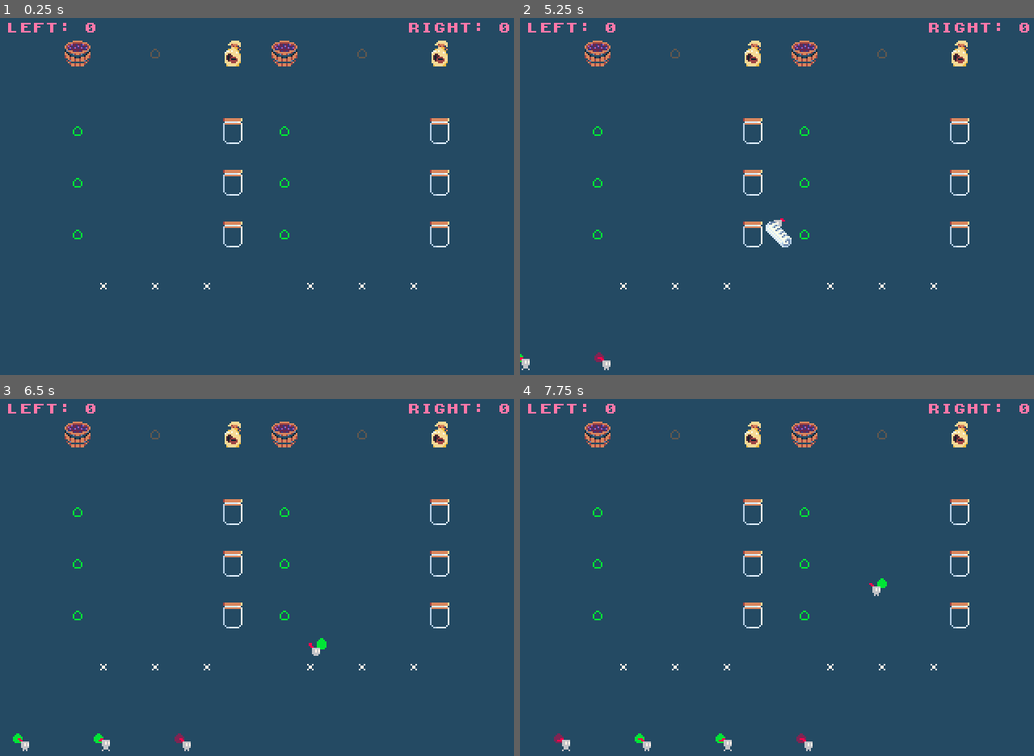
Above: before the commit, frames 1-4 (two rows, left to right).
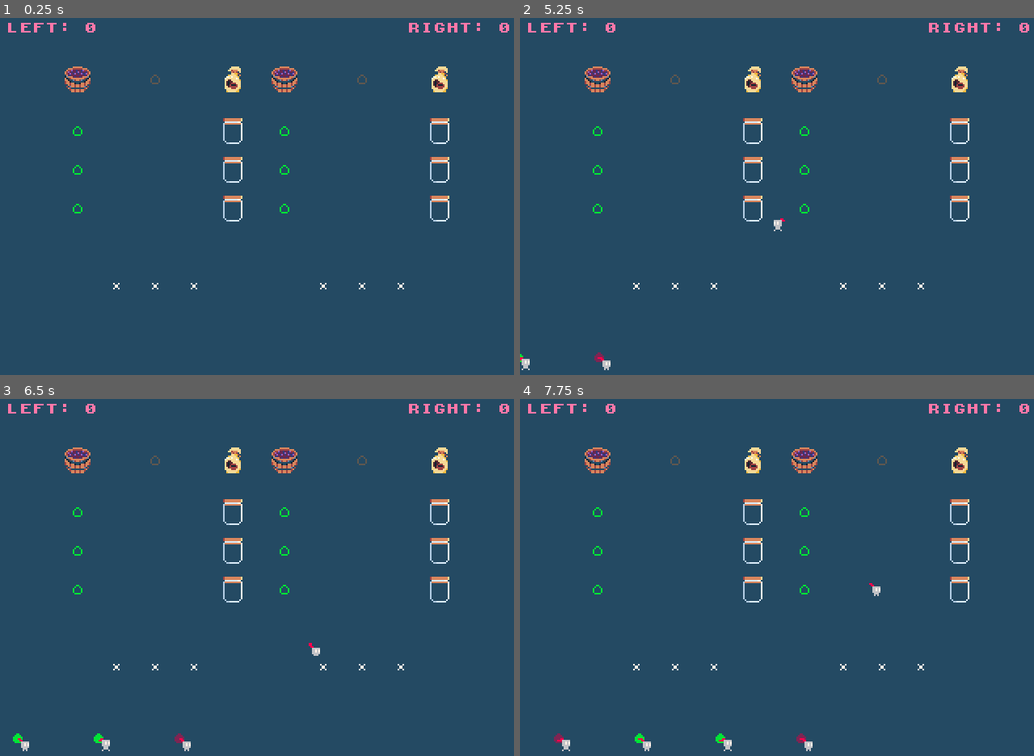
Above: after the commit, the same moments.

Repository: nikolawhallon/over-brewed
Game: Godot game, scene res://scenes/arena.tscn
Two runs of this game, one before a commit and one after it. Both use one fixed random seed, a clock stepped at 60 frames per second and the inputs below. This scene is started directly instead of the project's main scene.
Inputs:
- Up to frame 1 (0.25 s): no input
- Up to frame 2 (5.25 s): tap Enter at 0.5 s; hold Right 0.53-1.28 s; tap C (connect) at 0.6, 1.55, 2.1, 3.05, 4.55 s; tap Space at 0.77, 1.52, 3.02, 3.77, 4.52 s; tap Q (queue) at 0.8, 1.35, 2.3, 3.8, 4.35 s; hold Down 1.28-2.03 s; hold Right 2.03-2.78 s; hold Up 2.78-3.53 s; tap H (host) at 2.85 s; hold Left 3.53-5.03 s; tap L (leave) at 3.6 s; hold Down from 5.03 s (still down); tap S (solo) at 5.1 s
- Up to frame 3 (6.5 s): tap Q (queue) at 5.3 s; release Down at 5.78 s; hold Right from 5.78 s (still down); tap C (connect) at 5.85 s; tap Space at 6.02 s
- Up to frame 4 (7.75 s): release Right at 6.53 s; hold Up 6.53-7.28 s; tap Q (queue) at 6.6 s; tap Space at 6.77, 7.52 s; hold Right from 7.28 s (still down); tap C (connect) at 7.35 s

The runs differ from the first frame. In frame 1, 3.0% of the frame differs, in the area x 12-88%, y 6-77%; in frame 2, 3.2%; in frame 3, 3.0%; in frame 4, 3.0%.
Error in both runs: Attempt to call function 'get_peer_ids_for_match' in base 'null instance' on a null instance. (res://scenes/helpers/match_visibility.gd:14)

Commit message:
now using a mailman to deliver powerups

Diff:
--- a/scenes/arena.gd
+++ b/scenes/arena.gd
@@ -123,6 +123,6 @@
 	if len(power_ups) > 0:
 		return
 
-	var newspaper = load("res://scenes/newspaper.tscn").instantiate()
-	newspaper.init(Vector2(0, 16))
-	$Replicated.add_child(newspaper)
+	var mailman = load("res://scenes/mailman.tscn").instantiate()
+	mailman.init(Vector2(-320, -104), Vector2(640, -104))
+	$Replicated.add_child(mailman)
--- a/scenes/arena.tscn
+++ b/scenes/arena.tscn
@@ -58,7 +58,7 @@
 autostart = true
 
 [node name="PowerUpTimer" type="Timer" parent="." unique_id=2057477472]
-wait_time = 5.0
+wait_time = 10.0
 autostart = true
 
 [connection signal="customer_left" from="LeftCafe" to="." method="_on_left_cafe_customer_left"]
--- a/scenes/cafe.gd
+++ b/scenes/cafe.gd
@@ -25,3 +25,14 @@
 		slot_2_customer_path = NodePath()
 	elif slot_3_customer_path == customer_path:
 		slot_3_customer_path = NodePath()
+
+func _on_delivery_spot_body_entered(body: Node2D) -> void:
+	if not multiplayer.is_server():
+		return
+
+	if body.is_in_group("Mailman"):
+		var arena = NodeUtils.get_first_ancestor_in_group_for_node(self, "Arena")
+		var newspaper = load("res://scenes/newspaper.tscn").instantiate()
+		newspaper.init($DeliverySpot.global_position)
+		newspaper.z_index = -1
+		arena.get_node("Replicated").add_child(newspaper)
--- a/scenes/cafe.tscn
+++ b/scenes/cafe.tscn
@@ -28,40 +28,43 @@
 properties/5/spawn = true
 properties/5/replication_mode = 1
 
+[sub_resource type="CircleShape2D" id="CircleShape2D_cc1jb"]
+radius = 8.0
+
 [node name="Cafe" type="Node2D" unique_id=1340216554]
 script = ExtResource("1_a6vgn")
 
 [node name="Slot1" parent="." unique_id=956566724 instance=ExtResource("1_0dv7p")]
-position = Vector2(-32, 0)
+position = Vector2(-24, 0)
 
 [node name="Slot2" parent="." unique_id=188102306 instance=ExtResource("1_0dv7p")]
 
 [node name="Slot3" parent="." unique_id=1396646440 instance=ExtResource("1_0dv7p")]
-position = Vector2(32, 0)
+position = Vector2(24, 0)
 
 [node name="BeanBag" parent="." unique_id=1164690060 instance=ExtResource("3_de0wi")]
-position = Vector2(48, -144)
+position = Vector2(48, -128)
 
 [node name="VacuumBrew1" parent="." unique_id=1775694487 instance=ExtResource("4_qifwr")]
-position = Vector2(-48, -32)
+position = Vector2(-48, -48)
 
 [node name="VacuumBrew2" parent="." unique_id=590269653 instance=ExtResource("4_qifwr")]
-position = Vector2(-48, -64)
+position = Vector2(-48, -72)
 
 [node name="VacuumBrew3" parent="." unique_id=1186177446 instance=ExtResource("4_qifwr")]
 position = Vector2(-48, -96)
 
 [node name="GarbageCan" parent="." unique_id=1325507682 instance=ExtResource("5_c2152")]
-position = Vector2(0, -144)
+position = Vector2(0, -128)
 
 [node name="Comporton" parent="." unique_id=1055187497 instance=ExtResource("6_7i37m")]
-position = Vector2(-48, -144)
+position = Vector2(-48, -128)
 
 [node name="Vat1" parent="." unique_id=633288720 instance=ExtResource("7_cc1jb")]
-position = Vector2(48, -32)
+position = Vector2(48, -48)
 
 [node name="Vat2" parent="." unique_id=842633155 instance=ExtResource("7_cc1jb")]
-position = Vector2(48, -64)
+position = Vector2(48, -72)
 
 [node name="Vat3" parent="." unique_id=972558859 instance=ExtResource("7_cc1jb")]
 position = Vector2(48, -96)
@@ -69,9 +72,16 @@
 [node name="MultiplayerSynchronizer" type="MultiplayerSynchronizer" parent="." unique_id=1512198300]
 replication_config = SubResource("SceneReplicationConfig_c2152")
 
+[node name="DeliverySpot" type="Area2D" parent="." unique_id=846556086]
+position = Vector2(0, -152)
+
+[node name="CollisionShape2D" type="CollisionShape2D" parent="DeliverySpot" unique_id=652179785]
+shape = SubResource("CircleShape2D_cc1jb")
+
 [connection signal="body_entered" from="Slot1" to="." method="_on_slot_1_body_entered"]
 [connection signal="body_exited" from="Slot1" to="." method="_on_slot_1_body_exited"]
 [connection signal="body_entered" from="Slot2" to="." method="_on_slot_2_body_entered"]
 [connection signal="body_exited" from="Slot2" to="." method="_on_slot_2_body_exited"]
 [connection signal="body_entered" from="Slot3" to="." method="_on_slot_3_body_entered"]
 [connection signal="body_exited" from="Slot3" to="." method="_on_slot_3_body_exited"]
+[connection signal="body_entered" from="DeliverySpot" to="." method="_on_delivery_spot_body_entered"]
--- /dev/null
+++ b/scenes/mailman.gd
@@ -0,0 +1,26 @@
+extends CharacterBody2D
+
+
+const SPEED = 50.0
+@export var direction = Vector2.ZERO
+var target = null
+
+func init(initial_global_position, initial_target):
+	global_position = initial_global_position
+	target = initial_target
+
+func _physics_process(_delta: float) -> void:
+	if not multiplayer.is_server():
+		return
+
+	if target != null:
+		direction = (target - global_position).normalized()
+
+		velocity = direction * SPEED
+		move_and_slide()
+	else:
+		direction = Vector2.ZERO
+
+	if global_position.distance_to(Vector2.ZERO) > 480:
+		print("freeing mailman")
+		queue_free()
--- /dev/null
+++ b/scenes/mailman.tscn
@@ -0,0 +1,16 @@
+[gd_scene format=3 uid="uid://jcwe4g0bvn6t"]
+
+[ext_resource type="Script" uid="uid://bol85s0iyb82p" path="res://scenes/mailman.gd" id="1_ipfhr"]
+[ext_resource type="Texture2D" uid="uid://dgwemui1rsx5o" path="res://assets/barista/barista-idle-1.png" id="1_kbpdr"]
+
+[sub_resource type="RectangleShape2D" id="RectangleShape2D_kbpdr"]
+size = Vector2(8, 8)
+
+[node name="Mailman" type="CharacterBody2D" unique_id=2006644110 groups=["Mailman"]]
+script = ExtResource("1_ipfhr")
+
+[node name="Sprite2D" type="Sprite2D" parent="." unique_id=1052990195]
+texture = ExtResource("1_kbpdr")
+
+[node name="CollisionShape2D" type="CollisionShape2D" parent="." unique_id=1612251016]
+shape = SubResource("RectangleShape2D_kbpdr")
Not shown, added: scenes/mailman.gd.uid
